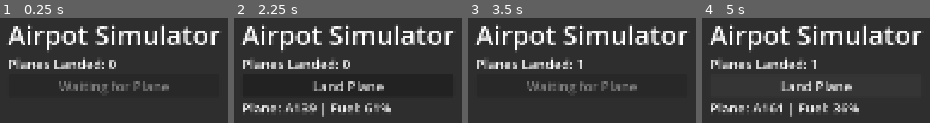
Above: before the commit, frames 1-4 (left to right).
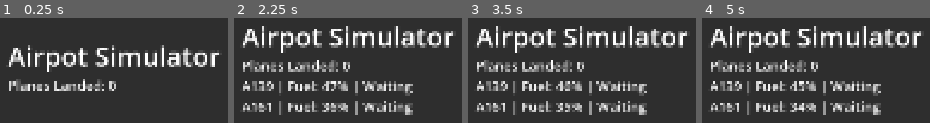
Above: after the commit, the same moments.

Repository: EmmettWalthers/CART-353
Game: Godot game, scene res://scenes/main.tscn
Two runs of this game, one before a commit and one after it. Both use one fixed random seed, a clock stepped at 60 frames per second and the inputs below. Before the commit the project has no main scene; this scene is started directly in both runs.
Inputs (mouse positions are in pixels of both pictures, inside the frame that each line leads up to):
- Up to frame 1 (0.25 s): no input
- Up to frame 2 (2.25 s): tap Enter at 0.5, 2 s; tap Space at 1.25 s
- Up to frame 3 (3.5 s): click (582, 86) at 2.75 s, where only the run before the commit has a clickable "Land Plane"
- Up to frame 4 (5 s): tap Space at 3.5 s; tap Enter at 4.25 s

The runs differ from the first frame. In frame 1, 20% of the frame differs, in the area x 2-97%, y 5-72%; in frame 2, 18%; in frame 3, 17%; in frame 4, 17%.

Commit message:
Added Dictionary for planes
need to work on land buttons

Diff:
--- a/Godot Game/project.godot
+++ b/Godot Game/project.godot
@@ -11,6 +11,7 @@
 [application]
 
 config/name="dash man"
+run/main_scene="uid://r5jomq7g5yho"
 config/features=PackedStringArray("4.7", "Forward Plus")
 
 [display]
--- a/Godot Game/scenes/main.tscn
+++ b/Godot Game/scenes/main.tscn
@@ -47,15 +47,24 @@
 text = "Planes Landed: 0"
 label_settings = SubResource("LabelSettings_jq8tk")
 
-[node name="LandButton" type="Button" parent="PanelContainer/VBoxContainer" unique_id=1422245625]
+[node name="PlanesList" type="VBoxContainer" parent="PanelContainer/VBoxContainer" unique_id=2046871573]
 layout_mode = 2
-theme_override_font_sizes/font_size = 32
-text = "LAND PLANE"
+size_flags_vertical = 3
 
-[node name="PlaneLabel" type="Label" parent="PanelContainer/VBoxContainer" unique_id=1170471183]
+[node name="HBoxContainer" type="HBoxContainer" parent="PanelContainer/VBoxContainer" unique_id=1687853988]
+visible = false
+layout_mode = 2
+theme_override_constants/separation = 32
+
+[node name="PlaneLabel" type="Label" parent="PanelContainer/VBoxContainer/HBoxContainer" unique_id=1170471183]
 layout_mode = 2
 text = "Plane: A100 Fuel: 75"
 label_settings = SubResource("LabelSettings_6fhyq")
+
+[node name="LandButton" type="Button" parent="PanelContainer/VBoxContainer/HBoxContainer" unique_id=1422245625]
+layout_mode = 2
+theme_override_font_sizes/font_size = 32
+text = " LAND "
 
 [node name="ArrivalTimer" type="Timer" parent="." unique_id=513228676]
 wait_time = 2.0
@@ -64,6 +73,6 @@
 
 [node name="FuelTimer" type="Timer" parent="." unique_id=1552649564]
 
-[connection signal="pressed" from="PanelContainer/VBoxContainer/LandButton" to="." method="_on_button_pressed"]
+[connection signal="pressed" from="PanelContainer/VBoxContainer/HBoxContainer/LandButton" to="." method="_on_button_pressed"]
 [connection signal="timeout" from="ArrivalTimer" to="." method="_on_arrival_timer_timeout"]
 [connection signal="timeout" from="FuelTimer" to="." method="_on_fuel_timer_timeout"]
--- a/Godot Game/scripts/main.gd
+++ b/Godot Game/scripts/main.gd
@@ -1,15 +1,16 @@
 extends Control
+
+var planes: Dictionary = {}
 
 var planes_landed := 0
 var plane_ready = false
-var plane_number := str("A100")
-var fuel := 100
 
 @onready var planes_counter: Label = $PanelContainer/VBoxContainer/PlanesCounter
-@onready var land_button: Button = $PanelContainer/VBoxContainer/LandButton
+@onready var land_button: Button = $PanelContainer/VBoxContainer/HBoxContainer/LandButton
 @onready var arrival_timer: Timer = $ArrivalTimer
-@onready var plane_label: Label = $PanelContainer/VBoxContainer/PlaneLabel
+@onready var plane_label: Label = $PanelContainer/VBoxContainer/HBoxContainer/PlaneLabel
 @onready var fuel_timer: Timer = $FuelTimer
+@onready var planes_list: VBoxContainer = $PanelContainer/VBoxContainer/PlanesList
 
 func _ready() -> void:
 	land_button.disabled = true
@@ -27,19 +28,31 @@
 		plane_label.text = str("")
 
 func _on_arrival_timer_timeout() -> void:
+	for i in range(3):
+		spawn_plane()
 	land_button.disabled = false
 	plane_ready = true
-	spawn_plane()
 	land_button.text = str("Land Plane")
 
 func spawn_plane():
-	plane_number = str("A") + str(randi_range(100, 199))
-	fuel = randi_range(25, 75)
-	plane_label.text = str("Plane: " + plane_number + " | " + "Fuel: " + str(fuel) + "%")
+	var plane_number = "A" + str(randi_range(100, 199))
+	var fuel_amount = randi_range(25, 75)
+	planes[plane_number] = {"fuel": fuel_amount, "status": "Waiting"}
 	fuel_timer.start()
+	update_planes_list()
 
 func _on_fuel_timer_timeout() -> void:
-	if plane_ready:
-		fuel -= 1
-		plane_label.text = str("Plane: " + plane_number + " | " + "Fuel: " + str(fuel) + "%")
-		fuel_timer.start()
+	if !planes.is_empty():
+		for plane in planes:
+			planes[plane]["fuel"] -= 1
+	update_planes_list()
+
+func update_planes_list():
+	for child in planes_list.get_children():
+		child.queue_free()
+
+	for plane in planes:
+		var label = Label.new()
+		label.add_theme_font_size_override("font_size", 32)
+		label.text = plane + " | Fuel: " + str(planes[plane]["fuel"]) + "% | " + planes[plane]["status"]
+		planes_list.add_child(label)
